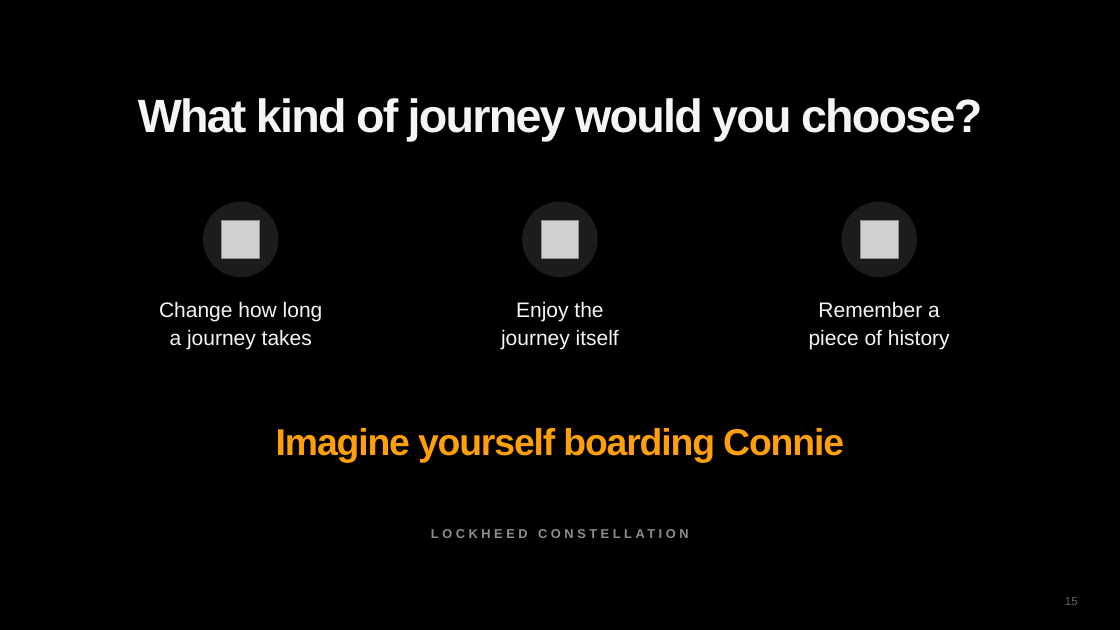
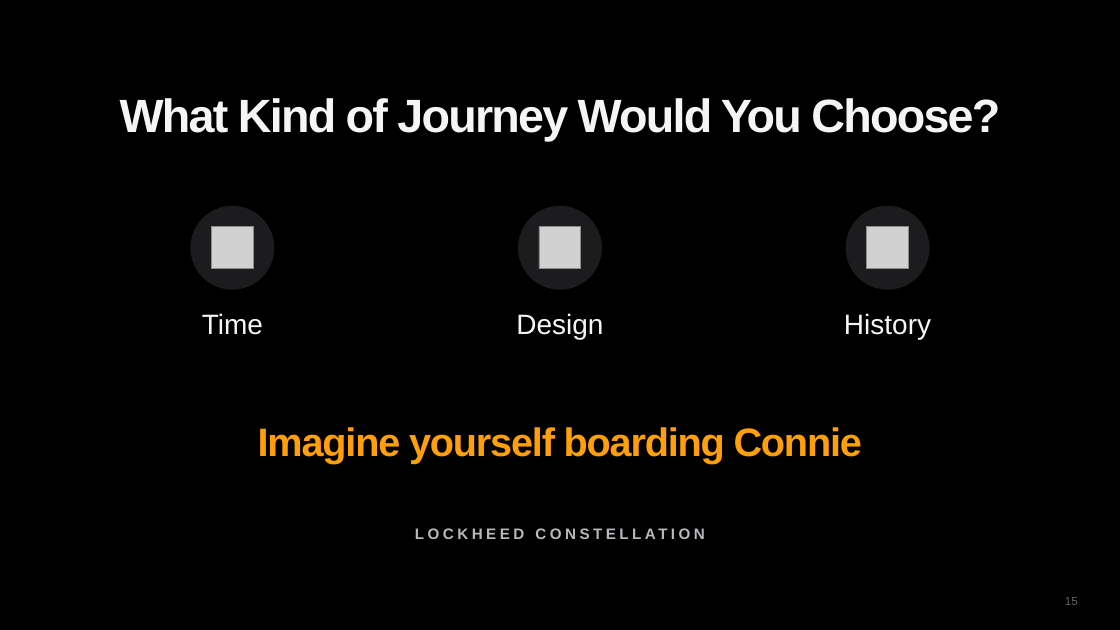
Before and after one commit to diuneilomochaufahai/claude, a slide deck: slide 15 of Constellation_Visual_Pitch_EN.pptx. Drawn at 1120x630 pixels with LibreOffice and Linux fonts; fonts in the diff are those of the drawing; grey boxes stand for pictures; background and template pictures are left out. Boxes give left, top, right and bottom in pixels: in the first picture for what was removed or moved away, otherwise in the second. Text is boxed around its words. In the diff, an @@ line names an element or a change of style, - is before the commit and + after.

```diff
--- a/Constellation_Visual_Pitch_EN.pptx
+++ b/Constellation_Visual_Pitch_EN.pptx
@@ text at <box>120,98,1000,141</box>: text changed @@
-What kind of journey would you choose?
+What Kind of Journey Would You Choose?
@@ ellipse: place and size @@
-ellipse at <box>203,202,279,277</box>
+ellipse at <box>191,206,275,290</box>
@@ ellipse: place and size @@
-ellipse at <box>523,202,598,277</box>
+ellipse at <box>518,206,602,290</box>
@@ ellipse: place and size @@
-ellipse at <box>842,202,918,277</box>
+ellipse at <box>846,206,930,290</box>
@@ picture: place and size @@
-picture at <box>222,220,260,258</box>
+picture at <box>212,227,254,269</box>
@@ picture: place and size @@
-picture at <box>541,220,579,258</box>
+picture at <box>539,227,581,269</box>
@@ picture: place and size @@
-picture at <box>860,220,898,258</box>
+picture at <box>867,227,909,269</box>
@@ text at <box>202,313,263,335</box>: text changed; size 18 to 24 pt @@
-Change how long
-a journey takes
+Time
@@ text at <box>516,313,603,339</box>: text changed; size 18 to 24 pt @@
-Enjoy the
-journey itself
+Design
@@ text at <box>844,313,931,339</box>: text changed; size 18 to 24 pt @@
-Remember a
-piece of history
+History
@@ text "Imagine yourself boarding Connie" at <box>258,427,862,464</box>: size 32 to 34 pt @@
@@ text "LOCKHEED CONSTELLATION" at <box>67,521,1053,546</box>: size 11 to 13 pt, text colour #8E8E93 to #B9B9BE @@
```
Also in this commit, not shown: 17 other slides changed, 1 other file.
